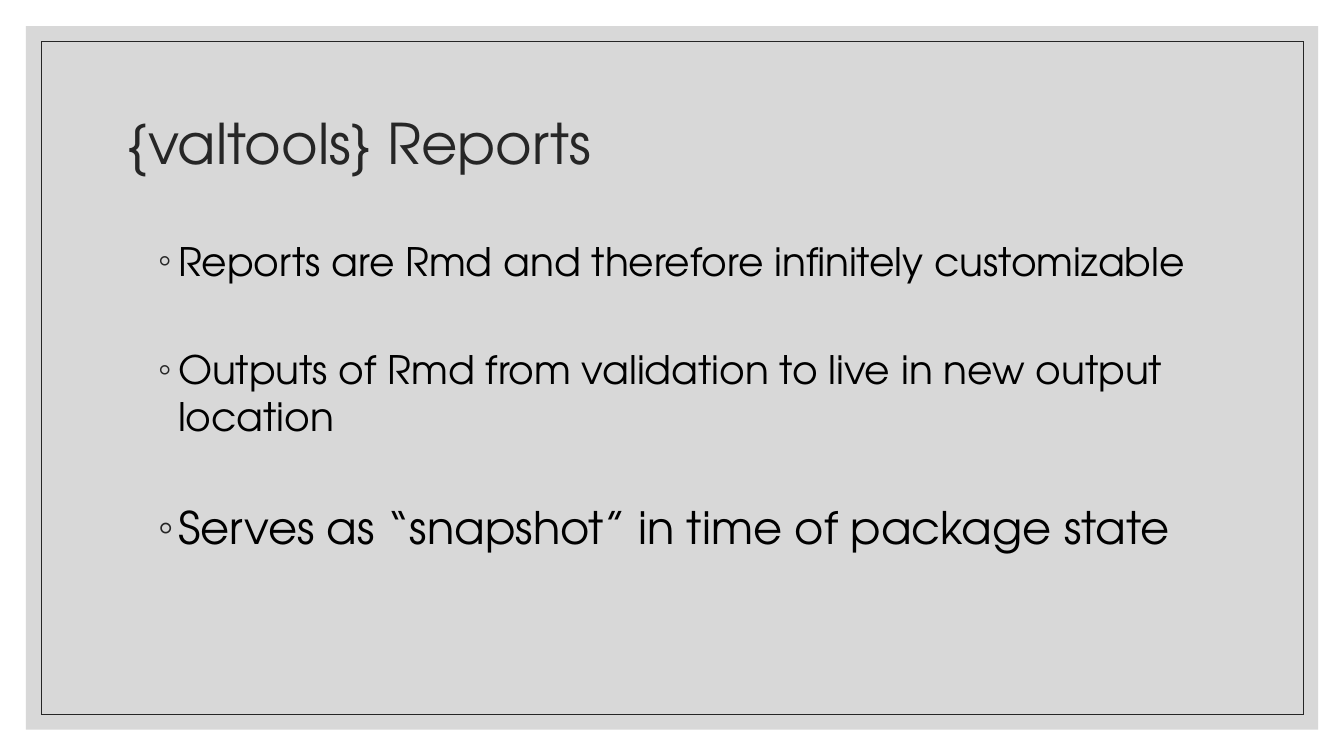
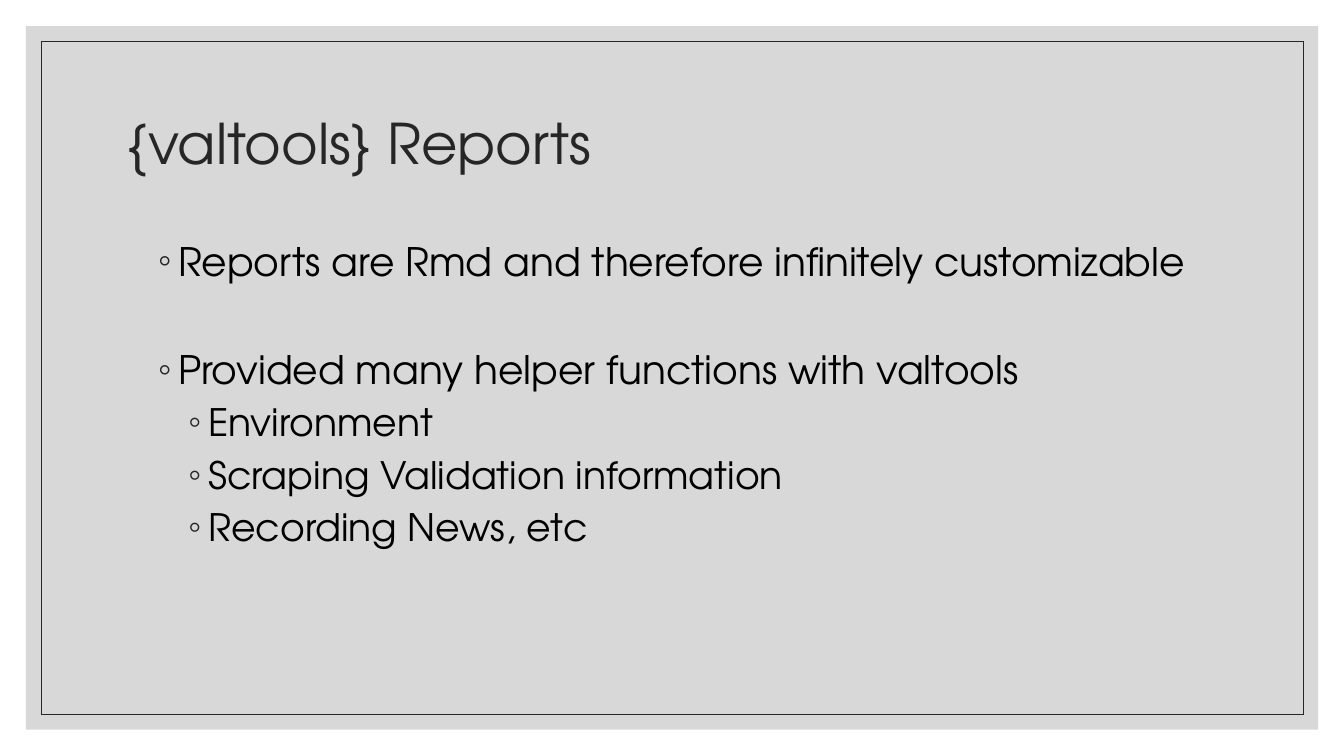
Before and after one commit to FredHutch/R_Package_Validation_Tutorial, a slide deck: slide 10 of Slides/Slides-05-The_Validation_Report/Slides-05-The_Validation_Report.pptx (slide 16 before the commit). Drawn at 1344x756 pixels with LibreOffice and Linux fonts; fonts in the diff are those of the drawing. Boxes give left, top, right and bottom in pixels: in the first picture for what was removed or moved away, otherwise in the second. Text is boxed around its words. In the diff, an @@ line names an element or a change of style, - is before the commit and + after.

```diff
--- a/Slides/Slides-05-The_Validation_Report/Slides-05-The_Validation_Report.pptx
+++ b/Slides/Slides-05-The_Validation_Report/Slides-05-The_Validation_Report.pptx
@@ text at [178, 355, 1019, 549]: text changed; size 28 to 27 pt @@
-  ◦ Outputs of Rmd from validation to live in new output location
-  ◦ Serves as “snapshot” in time of package state
+  ◦ Provided many helper functions with valtools
+    ◦ Environment
+    ◦ Scraping Validation information
+    ◦ Recording News, etc
```
Also in this commit, not shown: 3 other slides changed, 1 slide added, 7 slides removed, 22 other files.
